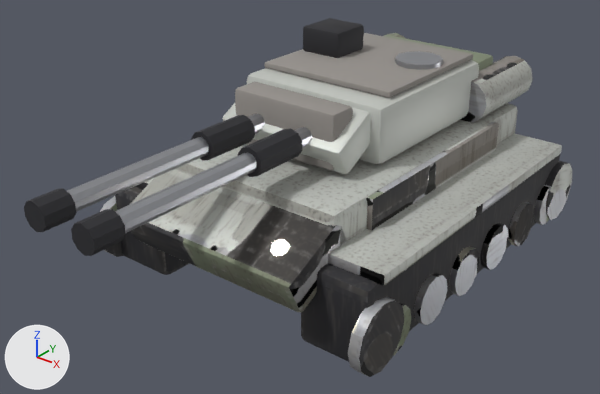
One commit to the glTF model models/units/heavy_tank.glb: the scene before it, then after it.
The view is the same before and after, from a 50 mm lens placed at (5.81, -8.32, 5.5), pointed at (0.05, -1.11, 1.03). The lights are fixed; the arrows at lower left show +X, +Y and +Z. The older version comes first. Where no turn or scale is listed for an object, it has been applied to the vertices. Vertices at exactly the same position are counted once.

The older version as bpy lines, for what is in view:
```python
me_cube = bpy.data.meshes.new('Cube')
me_cube.from_pydata(...)  # 1144 vertices, 2144 faces; spans x -0.55..3.55, y -2.84..2.68, z -0.52..1.6
# faces by material slot: [500, 708, 432, 88, 216, 200]
me_cube.materials.append(mat_dark_hull)
me_cube.materials.append(mat_steel_hull)
me_cube.materials.append(mat_teampaint_hull)
me_cube.materials.append(mat_olive_hull)
me_cube.materials.append(mat_concretedark_hull)
me_cube.materials.append(mat_lightwhite_hull)
me_cube_016 = bpy.data.meshes.new('Cube.016')
me_cube_016.from_pydata(...)  # 360 vertices, 692 faces; spans x -1.05..1.05, y -1.78..1.85, z 0.0..1.17
# faces by material slot: [216, 216, 108, 44, 108]
me_cube_016.materials.append(mat_teampaint)  # light grey #cbcec8
me_cube_016.materials.append(mat_concretedark)  # grey #95908b
me_cube_016.materials.append(mat_dark)  # dark grey #303035
me_cube_016.materials.append(mat_steel)  # grey #adafb5
me_cube_016.materials.append(mat_olive)  # grey #89937c
me_cylinder_019 = bpy.data.meshes.new('Cylinder.019')
me_cylinder_019.from_pydata(...)  # 120 vertices, 216 faces; spans x -0.51..0.51, y -3.33..0.0, z -0.17..0.17
# faces by material slot: [72, 144]
me_cylinder_019.materials.append(mat_steel)  # grey #adafb5
me_cylinder_019.materials.append(mat_dark)  # dark grey #303035
ob_barrel = bpy.data.objects.new('Barrel', me_cylinder_019)
ob_barrel.location = (0.0, -1.2, 2.0)
ob_hull = bpy.data.objects.new('Hull', me_cube)
ob_hull.location = (-1.5, 0.0, 0.55)
ob_turret = bpy.data.objects.new('Turret', me_cube_016)
ob_turret.location = (0.0, 0.3, 1.6)
```
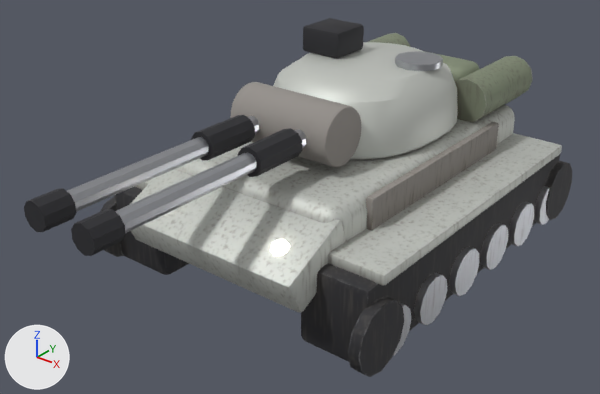
Pixel boxes (x1, y1, x2, y2) of what changed, in the pictures (600 x 394 px; the box of a moved part takes in the faces that stretch with it):
'Turret', reshaped (8% narrower)
    before: (222, 18, 493, 174)
    after: (230, 18, 479, 167)
part 1 of me_cube, rebuilt
    before: (174, 103, 518, 245)
    after: (176, 105, 515, 242)
part 2 of me_cube, surface changed
    both: (100, 33, 572, 377)
part 3 of me_cube_016, rebuilt
    before: (246, 60, 479, 164)
    after: (273, 42, 458, 160)
part 4 of me_cube_016, rebuilt
    before: (384, 35, 493, 71)
    after: (424, 51, 479, 82)
part 5 of me_cube_016, deleted
    before: (265, 33, 473, 98)
part 6 of me_cube_016, moved or reshaped
    before: (222, 82, 371, 174)
    after: (230, 82, 361, 167)

Edits to the bpy script that builds the scene:
```text
Change me_cube:
    used by ob_hull; location = (-1.5, 0.0, 0.55)
    remove me_cube.from_pydata(...)  # 1144 vertices, 2144 faces; spans x -0.55..3.55, y -2.84..2.68, z -0.52..1.6
    add me_cube.from_pydata(...)  # 1240 vertices, 2336 faces; spans x -0.55..3.55, y -2.84..2.68, z -0.52..1.6
    me_cube part 1: the loose piece of 56 vertices spanning x 0.2..2.8, y -2.1..2.3, z 0.17..1.02 is rebuilt with 152 vertices and now spans x 0.2..2.8, y -2.1..2.3, z 0.17..1.02
    me_cube part 2: 1870 kept faces spanning x -0.55..3.55, y -2.84..2.68, z -0.52..1.6 get new texture (UV) coordinates
Change me_cube_016:
    used by ob_turret; location = (0.0, 0.3, 1.6)
    remove me_cube_016.from_pydata(...)  # 360 vertices, 692 faces; spans x -1.05..1.05, y -1.78..1.85, z 0.0..1.17
    add me_cube_016.from_pydata(...)  # 516 vertices, 1012 faces; spans x -1.12..1.12, y -1.81..1.75, z 0.0..1.17
    me_cube_016 part 3: the loose piece of 56 vertices spanning x -1.05..1.05, y -1.2..1.2, z 0.0..0.75 is rebuilt with 196 vertices and now spans x -1.12..1.12, y -1.35..1.3, z 0.0..0.82
    me_cube_016 part 4: the loose piece of 56 vertices spanning x -0.9..0.9, y 1.15..1.85, z 0.05..0.65 is rebuilt with 96 vertices and now spans x -0.8..0.8, y 1.15..1.75, z 0.07..0.57
    me_cube_016 part 5: the loose piece of 56 vertices spanning x -0.95..0.95, y -0.9..1.1, z 0.76..0.84 is deleted
    me_cube_016 part 6: 108 vertices removed from x -0.9..0.9, y -1.78..-1.02, z 0.03..0.75; 140 vertices added at x -0.73..0.73, y -1.81..-1.09, z 0.04..0.76
```
